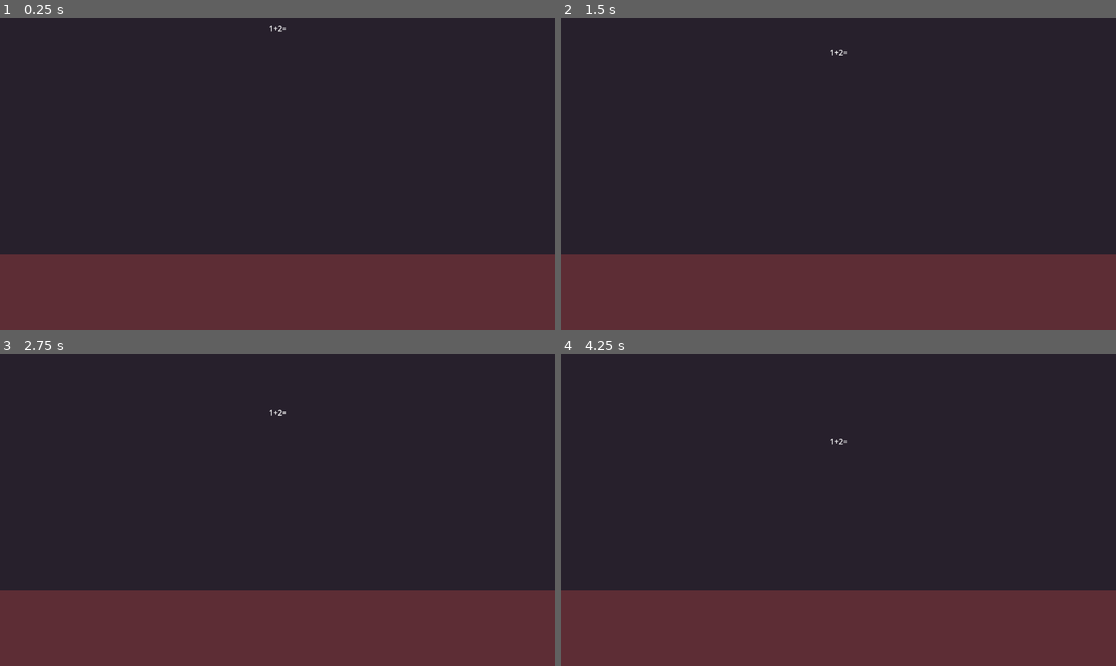
Above: before the commit, frames 1-4 (two rows, left to right).
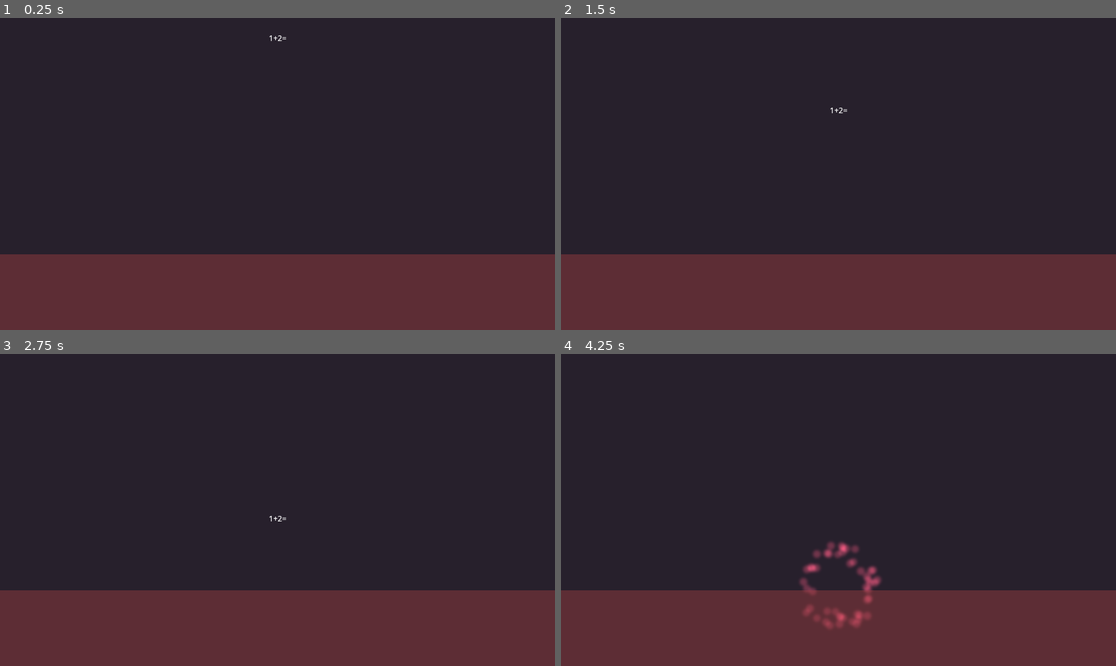
Above: after the commit, the same moments.

Repository: bbrieber/fxc_school_game
Game: Godot game, scene res://scenes/speed_math.tscn
Two runs of this game, one before a commit and one after it. Both use one fixed random seed, a clock stepped at 60 frames per second and the inputs below.
Inputs:
- Up to frame 1 (0.25 s): no input
- Up to frame 2 (1.5 s): tap Enter at 0.5 s; hold 0 (fxc_0) 0.53-1.28 s; tap 1 (fxc_1) at 1.35 s
- Up to frame 3 (2.75 s): hold 2 (fxc_2) from 2.03 s (still down)
- Up to frame 4 (4.25 s): release 2 (fxc_2) at 2.78 s; tap 3 (fxc_3) at 2.85 s; hold 4 (fxc_4) from 3.53 s (still down)

The runs differ from the first frame. In frame 1, less than 0.1% of the frame differs, in the area x 48-52%, y 2-8%; in frame 2, less than 0.1%; in frame 3, less than 0.1%; in frame 4, 1.1%, in the area x 42-58%, y 27-88%.

Commit message:
added particle destruction effect

Diff:
--- a/fxc_school_game/scenes/input_processor.gd
+++ b/fxc_school_game/scenes/input_processor.gd
@@ -32,6 +32,4 @@
 		check_formular(8)
 	elif event.is_action_pressed("fxc_9"):
 		check_formular(9)
-	elif event.is_action_pressed("fxc_"):
-		check_formular(0)
 	pass
--- a/fxc_school_game/scenes/speed_math.tscn
+++ b/fxc_school_game/scenes/speed_math.tscn
@@ -1,11 +1,24 @@
-[gd_scene load_steps=6 format=3 uid="uid://cijg7snywprv1"]
+[gd_scene load_steps=10 format=3 uid="uid://cijg7snywprv1"]
 
 [ext_resource type="Script" path="res://scripts/math_formular_actor.gd" id="1_medqu"]
 [ext_resource type="Script" path="res://scenes/input_processor.gd" id="2_2g4i3"]
+[ext_resource type="Texture2D" uid="uid://w6cvigdg4fy" path="res://sprites/vfx/vfx_dot.png" id="2_324vc"]
 [ext_resource type="Script" path="res://scripts/formular_target_area.gd" id="2_gdrju"]
 
 [sub_resource type="RectangleShape2D" id="RectangleShape2D_3nk2y"]
 size = Vector2(37, 23)
+
+[sub_resource type="CanvasItemMaterial" id="CanvasItemMaterial_77j3f"]
+blend_mode = 1
+light_mode = 1
+
+[sub_resource type="Curve" id="Curve_t1s3l"]
+_data = [Vector2(0, 0.178233), 0.0, 2.5003, 0, 0, Vector2(0.789641, 0.522082), -3.64739, -3.64739, 0, 0, Vector2(1, 0), 0.0, 0.0, 0, 0]
+point_count = 3
+
+[sub_resource type="Gradient" id="Gradient_iiyba"]
+offsets = PackedFloat32Array(0, 0.365342, 1)
+colors = PackedColorArray(1, 1, 1, 1, 1, 1, 1, 0.976821, 1, 1, 1, 0)
 
 [sub_resource type="RectangleShape2D" id="RectangleShape2D_7v4yl"]
 size = Vector2(400, 66)
@@ -36,10 +49,15 @@
 anchor_right = 0.5
 grow_horizontal = 2
 
-[node name="SpeedMath" type="Node2D" parent="Control/MathSpawn"]
+[node name="SpeedMath" type="Node2D" parent="Control/MathSpawn" node_paths=PackedStringArray("particles", "formular_holder")]
 script = ExtResource("1_medqu")
+fall_speed = 120.0
+failed_color = Color(1, 0.286275, 0.415686, 1)
+correct_color = Color(0, 0.921569, 0.223529, 1)
+particles = NodePath("VFX_Destroy")
+formular_holder = NodePath("FormularHolder")
 
-[node name="HBoxContainer" type="HBoxContainer" parent="Control/MathSpawn/SpeedMath"]
+[node name="FormularHolder" type="HBoxContainer" parent="Control/MathSpawn/SpeedMath"]
 anchors_preset = 5
 anchor_left = 0.5
 anchor_right = 0.5
@@ -49,15 +67,36 @@
 grow_horizontal = 2
 alignment = 1
 
-[node name="Label" type="Label" parent="Control/MathSpawn/SpeedMath/HBoxContainer"]
+[node name="Label" type="Label" parent="Control/MathSpawn/SpeedMath/FormularHolder"]
 layout_mode = 2
 text = "1+2="
 
-[node name="Area2D" type="Area2D" parent="Control/MathSpawn/SpeedMath"]
+[node name="CollisionArea" type="Area2D" parent="Control/MathSpawn/SpeedMath"]
 
-[node name="CollisionShape2D" type="CollisionShape2D" parent="Control/MathSpawn/SpeedMath/Area2D"]
+[node name="CollisionShape2D" type="CollisionShape2D" parent="Control/MathSpawn/SpeedMath/CollisionArea"]
 position = Vector2(0, 12.5)
 shape = SubResource("RectangleShape2D_3nk2y")
+
+[node name="VFX_Destroy" type="CPUParticles2D" parent="Control/MathSpawn/SpeedMath"]
+material = SubResource("CanvasItemMaterial_77j3f")
+position = Vector2(0, 12.5)
+emitting = false
+amount = 48
+lifetime = 0.56
+one_shot = true
+explosiveness = 1.0
+randomness = 1.0
+lifetime_randomness = 0.09
+texture = ExtResource("2_324vc")
+spread = 180.0
+gravity = Vector2(0, 0)
+initial_velocity_min = 150.0
+initial_velocity_max = 250.0
+damping_min = 0.1
+damping_max = 0.2
+scale_amount_curve = SubResource("Curve_t1s3l")
+color = Color(0, 0.921569, 0.223529, 1)
+color_ramp = SubResource("Gradient_iiyba")
 
 [node name="InputNode" type="Control" parent="Control"]
 layout_mode = 1
@@ -92,4 +131,5 @@
 offset_right = 40.0
 offset_bottom = 40.0
 
+[connection signal="area_entered" from="Control/MathSpawn/SpeedMath/CollisionArea" to="Control/MathSpawn/SpeedMath" method="_on_target_area_emtered"]
 [connection signal="area_entered" from="Control/InputNode/ColorRect2/Area2D" to="Control/InputNode/ColorRect2/Area2D" method="_on_area_entered"]
--- a/fxc_school_game/scripts/math_formular_actor.gd
+++ b/fxc_school_game/scripts/math_formular_actor.gd
@@ -8,7 +8,8 @@
 @export var failed_color:Color = Color.RED
 @export var correct_color:Color = Color.GREEN
 
-
+@export var particles : CPUParticles2D
+@export var formular_holder : Control
 
 # Called when the node enters the scene tree for the first time.
 func _ready() -> void:
@@ -21,11 +22,23 @@
 
 
 func calculation_failed()->void:
-	pass
+	particles.color = failed_color
+	particles.emitting = true
+	formular_holder.visible = false
+	await particles.finished
+
+	queue_free()
 
 
 func calculation_corrrect()->void:
-	pass
+	particles.color = failed_color
+	particles.emitting = true
+	formular_holder.visible = false
+	await particles.finished
+	queue_free()
 
 func check_formular(answer: int)->bool:
 	return true
+
+func _on_target_area_emtered(_area:Area2D) -> void:
+	calculation_failed()
Binary file added: fxc_school_game/sprites/vfx/vfx_dot.png
Not shown, added: fxc_school_game/sprites/vfx/vfx_dot.png.import
